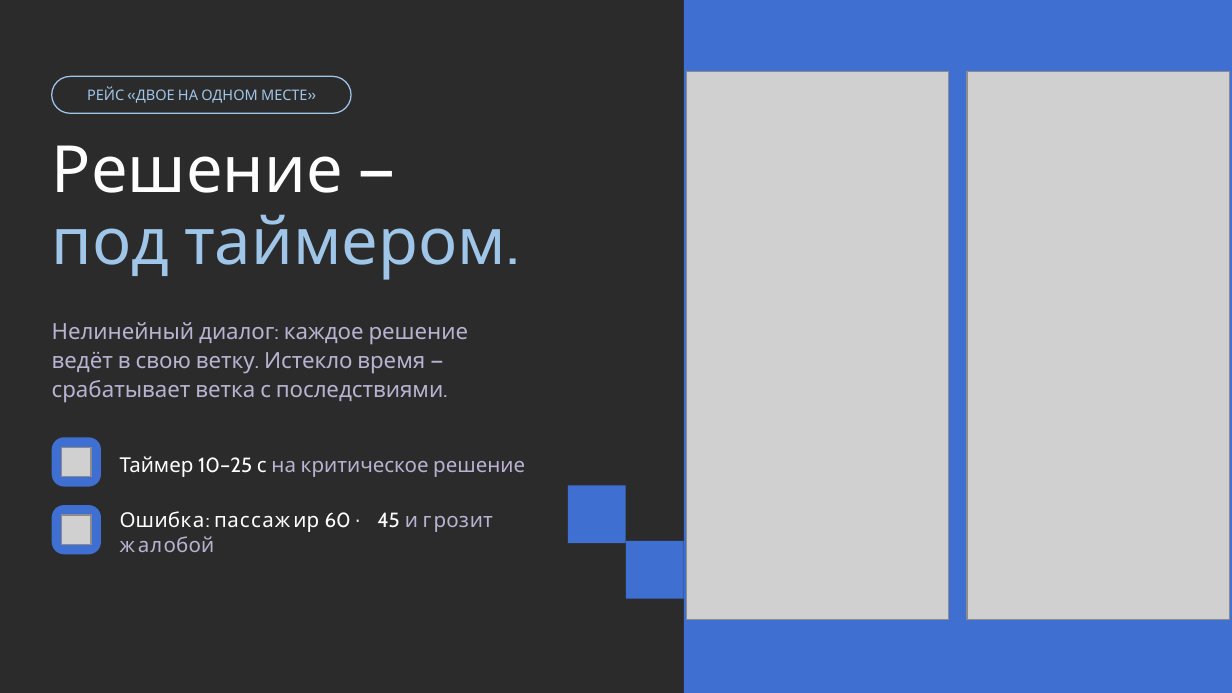
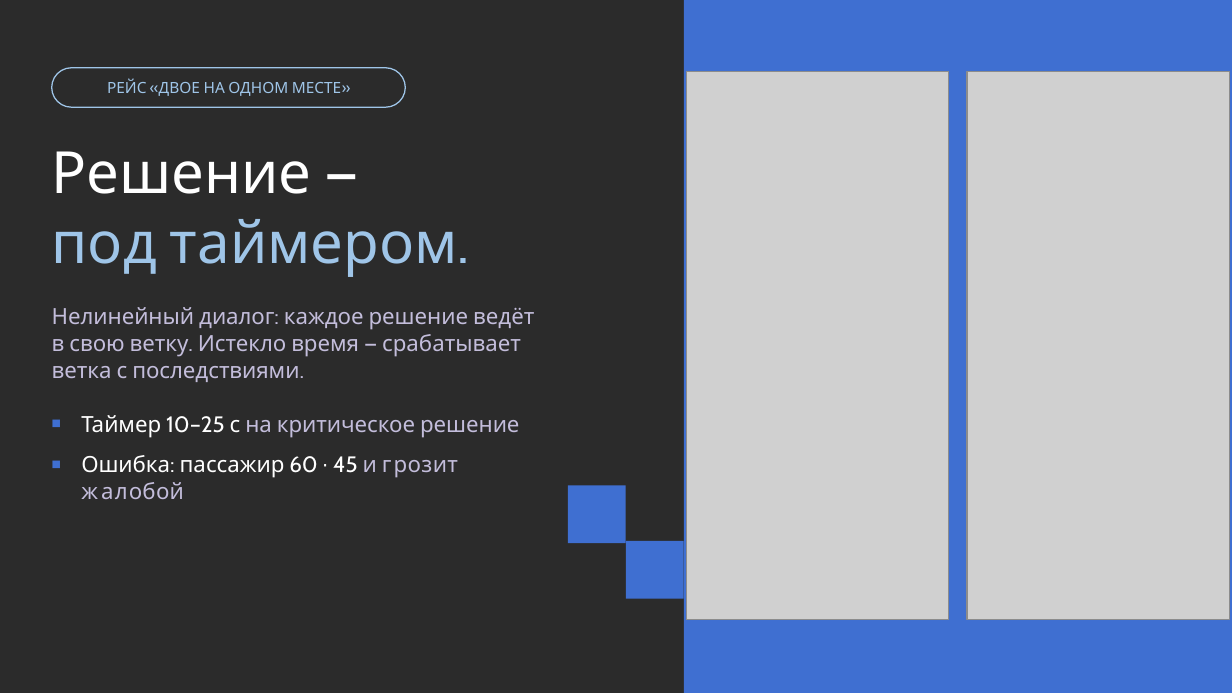
Before and after one commit to tuhlopuz1/mosgortrans-presentation, a slide deck: slide 4 of Магистраль 400 — финал.pptx (slide 5 before the commit). Drawn at 1232x693 pixels with LibreOffice and Linux fonts; fonts in the diff are those of the drawing; grey boxes stand for pictures; background and template pictures are left out; a plain dark background stands for a picture behind light text. Boxes give left, top, right and bottom in pixels: in the first picture for what was removed or moved away, otherwise in the second. Text is boxed around its words. In the diff, an @@ line names an element or a change of style, - is before the commit and + after.

```diff
--- a/Магистраль 400 — финал.pptx
+++ b/Магистраль 400 — финал.pptx
@@ rounded rectangle "РЕЙС «ДВОЕ НА ОДНОМ МЕСТЕ»": place and size @@
-rounded rectangle "РЕЙС «ДВОЕ НА ОДНОМ МЕСТЕ»" at box(87, 87, 307, 103)
+rounded rectangle "РЕЙС «ДВОЕ НА ОДНОМ МЕСТЕ»" at box(52, 68, 405, 107)
@@ rounded rectangle "РЕЙС «ДВОЕ НА ОДНОМ МЕСТЕ»" at box(52, 68, 405, 107): size 8.5 to 9 pt; outline none to #9FC5E8 0.75 pt @@
@@ rounded rectangle removed at box(52, 76, 351, 113) @@
@@ text "Решение —": place and size @@
-text "Решение —" at box(52, 322, 469, 403)
+text "Решение —" at box(52, 151, 534, 478)
@@ text removed at box(52, 145, 506, 280) @@
-Решение —
-под таймером.
@@ text at box(52, 151, 458, 277): paragraphs added @@
+Решение —
+под таймером.
@@ text at box(52, 307, 534, 382): text colour #B9B3D1 to #C3BDDB in "Нелинейный диалог: каждое решение ведёт в свою ..."; line spacing 1.1 to 1; more space between paragraphs @@
@@ text at box(81, 415, 520, 478): paragraphs added @@
+■ Таймер 10–25 с на критическое решение
+■ Ошибка: пассажир 60 → 45 и грозит жалобой
@@ rounded rectangle removed at box(52, 437, 101, 487) @@
@@ picture removed at box(62, 447, 91, 477) @@
@@ text removed at box(120, 456, 525, 477) @@
-Таймер 10–25 с на критическое решение
@@ rounded rectangle removed at box(52, 505, 101, 554) @@
@@ picture removed at box(62, 515, 91, 545) @@
@@ text removed at box(120, 511, 493, 532) @@
-Ошибка: пассажир 60 → 45 и грозит жалобой
```
Also in this commit, not shown: 13 other slides changed, 3 slides removed.
